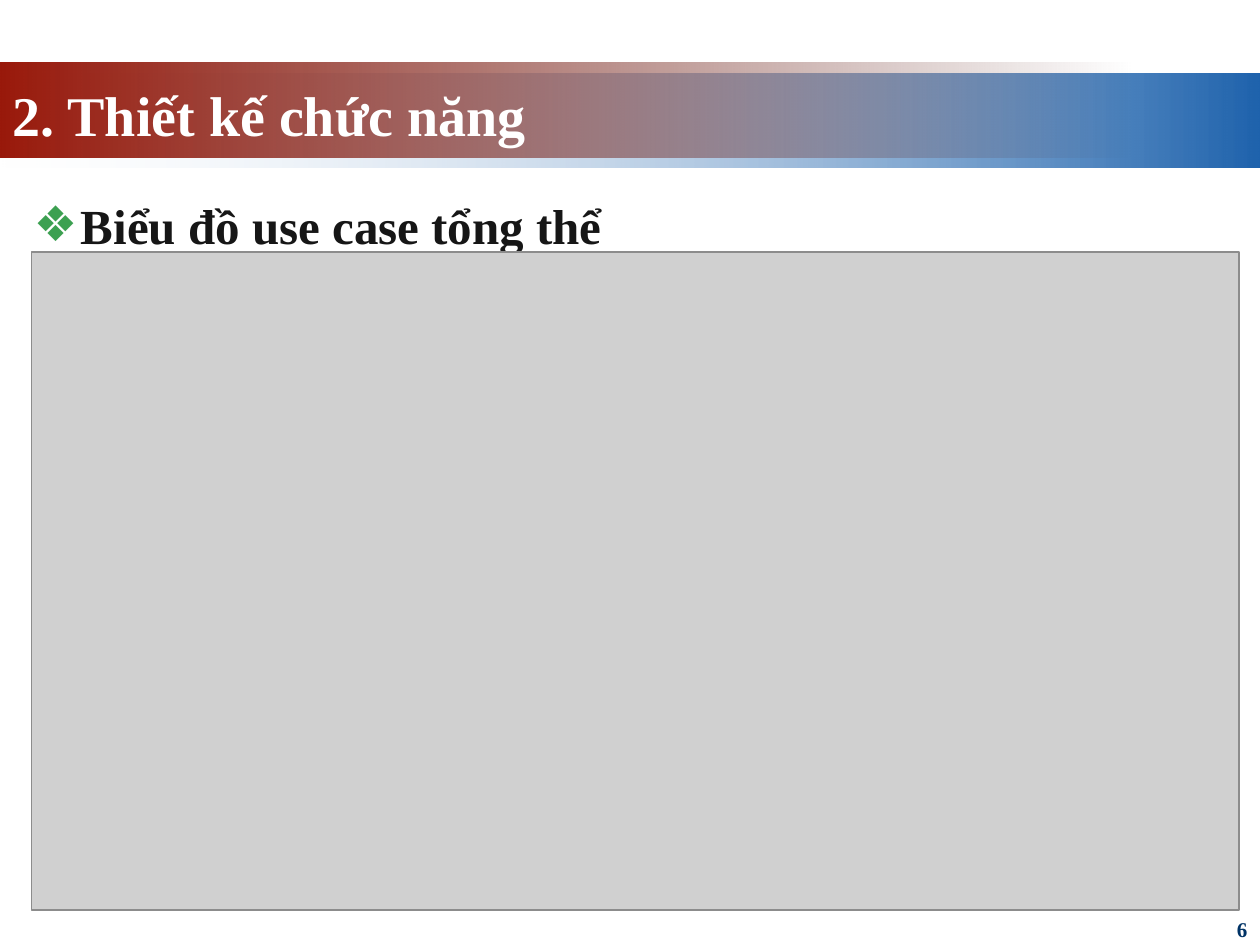
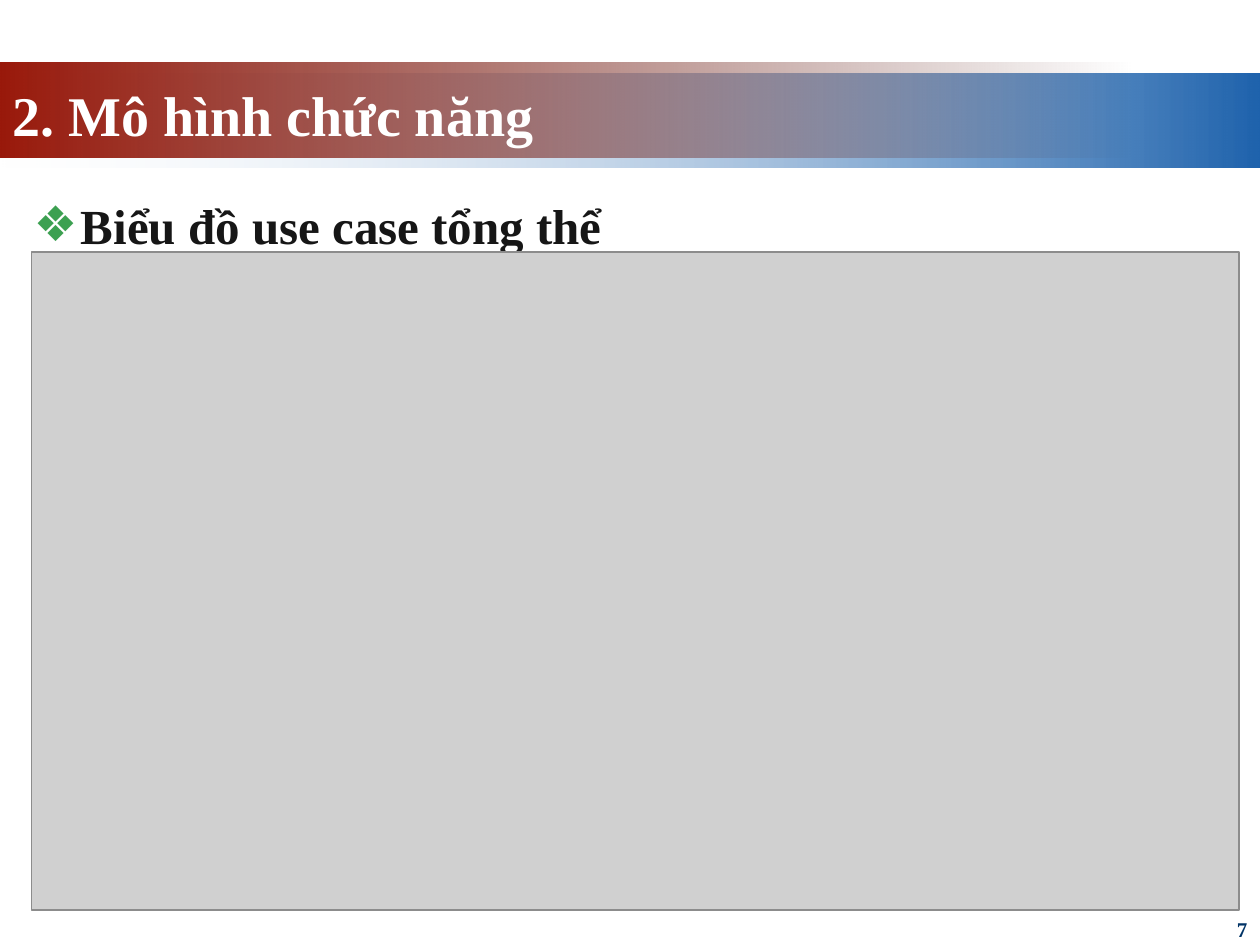
Before and after one commit to giangdoan164/Do_an, a slide deck: slide 7 of docs/Thuyết trình/Thuyết Trình.pptx (slide 6 before the commit). Drawn at 1260x945 pixels with LibreOffice and Linux fonts; fonts in the diff are those of the drawing; grey boxes stand for pictures. Boxes give left, top, right and bottom in pixels: in the first picture for what was removed or moved away, otherwise in the second. Text is boxed around its words. In the diff, an @@ line names an element or a change of style, - is before the commit and + after.

```diff
--- a/docs/Thuyết trình/Thuyết Trình.pptx
+++ b/docs/Thuyết trình/Thuyết Trình.pptx
@@ title at box(13, 96, 533, 147): text changed @@
-2. Thiết kế chức năng
+2. Mô hình chức năng
@@ page number at box(1237, 923, 1247, 937): text changed @@
-6
+7
```
Also in this commit, not shown: 7 other slides changed, 1 slide added, 3 slides removed, 27 other files.
